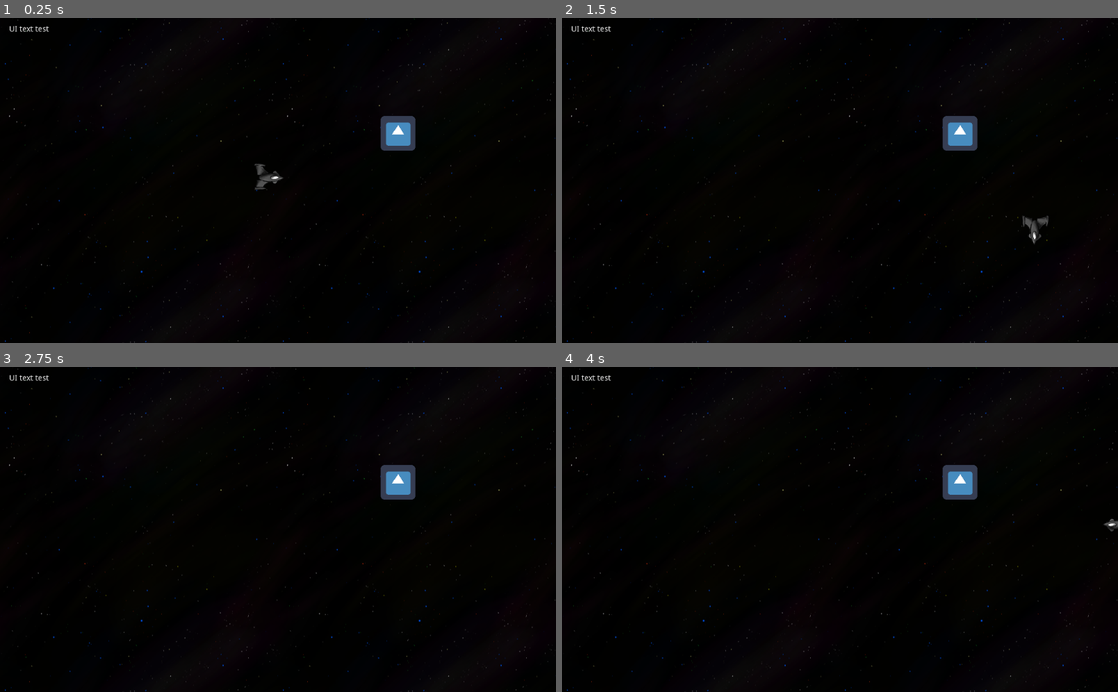
Above: before the commit, frames 1-4 (two rows, left to right).
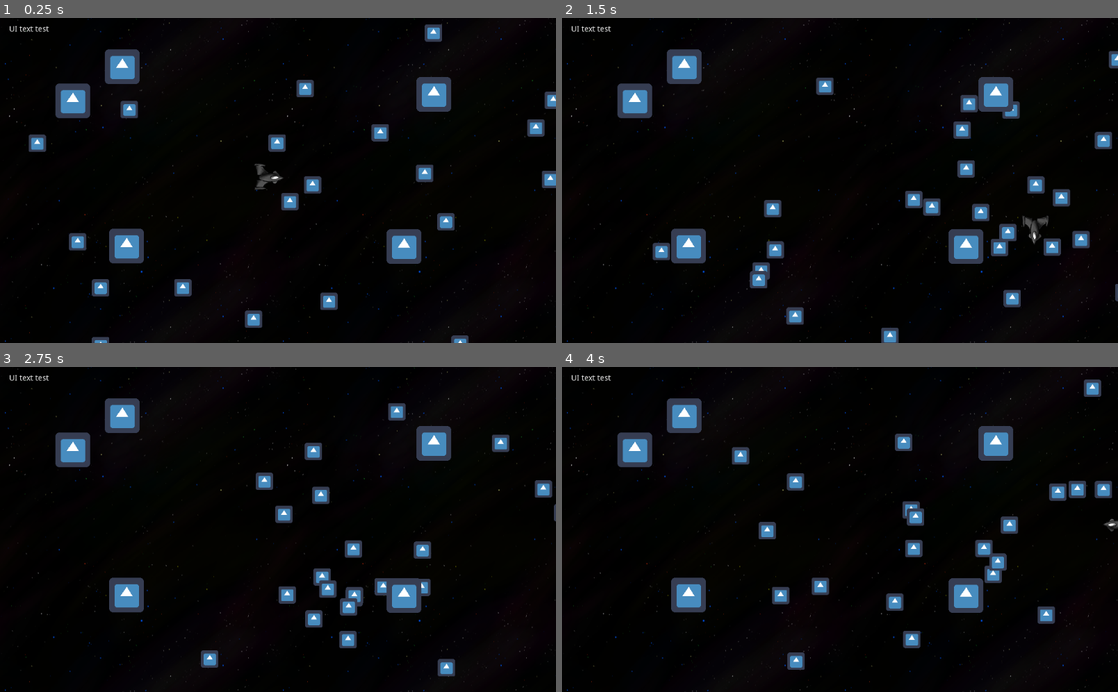
Above: after the commit, the same moments.

Repository: b-tod/Scalar
Game: Godot game, scene res://Scenes/Main.tscn
The game is run twice, just before and just after one commit, with the same random seed, the same clock (stepped at 60 frames per second) and the same inputs. The engine's default icon, where the game draws it, is replaced by a stand-in: a white triangle on a blue panel in a dark square.
Inputs (mouse positions are in pixels of both pictures, inside the frame that each line leads up to):
- Up to frame 1 (0.25 s): no input
- Up to frame 2 (1.5 s): move the mouse to (962, 164) at 0.52 s; hold Right (ui_right) 0.53-1.28 s; click (962, 164) at 0.67 s; move the mouse to (728, 196) at 1.27 s; hold Down (ui_down) from 1.28 s (still down); click (728, 196) at 1.42 s
- Up to frame 3 (2.75 s): move the mouse to (333, 458) at 2.02 s; release Down (ui_down) at 2.03 s; hold Right (ui_right) from 2.03 s (still down); click (333, 458) at 2.17 s
- Up to frame 4 (4 s): move the mouse to (812, 594) at 2.77 s; release Right (ui_right) at 2.78 s; hold Up (ui_up) 2.78-3.53 s; click (812, 594) at 2.92 s; move the mouse to (1006, 578) at 3.52 s; hold Left (ui_left) from 3.53 s (still down); click (1006, 578) at 3.67 s

The runs differ from the first frame. In frame 1, 6.9% of the frame differs, in the area x 5-100%, y 1-100%; in frame 2, 7.6%, in the area x 10-100%, y 9-100%; in frame 3, 7.1%; in frame 4, 7.4%.
Error before the commit: Invalid get index 'speed' (on base: 'Sprite'). (res://Scripts/Moving.gd:22)
Error after the commit: Attempt to call function 'add_child' in base 'null instance' on a null instance. (res://Scripts/Shooting.gd:20)

Commit message:
add bullets, collision and hit detection and handling

Diff:
--- /dev/null
+++ b/Nodes/Asteroid.tscn
@@ -0,0 +1,24 @@
+[gd_scene load_steps=5 format=2]
+
+[ext_resource path="res://Scripts/Collision.gd" type="Script" id=1]
+[ext_resource path="res://icon.png" type="Texture" id=2]
+[ext_resource path="res://Scripts/HitableDamage.gd" type="Script" id=3]
+
+[sub_resource type="CircleShape2D" id=1]
+radius = 35.1283
+
+[node name="Asteroid" type="Node2D"]
+
+[node name="Sprite" type="Sprite" parent="."]
+texture = ExtResource( 2 )
+
+[node name="Area2D" type="Area2D" parent="."]
+
+[node name="CollisionShape2D" type="CollisionShape2D" parent="Area2D"]
+shape = SubResource( 1 )
+script = ExtResource( 1 )
+main_node_path = NodePath("../..")
+
+[node name="Hitable" type="Node2D" parent="."]
+script = ExtResource( 3 )
+main_node_path = NodePath("..")
--- a/Nodes/Bullet.tscn
+++ b/Nodes/Bullet.tscn
@@ -6,12 +6,17 @@
 [sub_resource type="CircleShape2D" id=1]
 radius = 4.0
 
-[node name="Bullet" type="Area2D"]
+[node name="Bullet" type="Node2D"]
 script = ExtResource( 2 )
 
 [node name="Sprite" type="Sprite" parent="."]
 scale = Vector2( 0.125, 0.125 )
 texture = ExtResource( 1 )
 
-[node name="CollisionShape2D" type="CollisionShape2D" parent="."]
+[node name="Area2D" type="Area2D" parent="."]
+
+[node name="CollisionShape2D" type="CollisionShape2D" parent="Area2D"]
 shape = SubResource( 1 )
+
+[connection signal="area_entered" from="Area2D" to="." method="_on_Area2D_area_entered"]
+[connection signal="body_entered" from="Area2D" to="." method="_on_Area2D_body_entered"]
--- /dev/null
+++ b/Nodes/Enemy.tscn
@@ -0,0 +1,27 @@
+[gd_scene load_steps=6 format=2]
+
+[ext_resource path="res://icon.png" type="Texture" id=1]
+[ext_resource path="res://Scripts/Enemy.gd" type="Script" id=2]
+[ext_resource path="res://Scripts/HitableDie.gd" type="Script" id=3]
+[ext_resource path="res://Scripts/Collision.gd" type="Script" id=4]
+
+[sub_resource type="CircleShape2D" id=1]
+radius = 17.0294
+
+[node name="Enemy" type="Node2D"]
+script = ExtResource( 2 )
+
+[node name="Sprite" type="Sprite" parent="."]
+scale = Vector2( 0.5, 0.5 )
+texture = ExtResource( 1 )
+
+[node name="Area2D" type="Area2D" parent="."]
+
+[node name="CollisionShape2D" type="CollisionShape2D" parent="Area2D"]
+shape = SubResource( 1 )
+script = ExtResource( 4 )
+main_node_path = NodePath("../..")
+
+[node name="Hitable" type="Node2D" parent="."]
+script = ExtResource( 3 )
+main_node_path = NodePath("..")
--- a/Nodes/Player.tscn
+++ b/Nodes/Player.tscn
@@ -6,11 +6,13 @@
 [ext_resource path="res://Nodes/Bullet.tscn" type="PackedScene" id=4]
 [ext_resource path="res://Scripts/Moving.gd" type="Script" id=5]
 [ext_resource path="res://Scripts/Looking.gd" type="Script" id=6]
+[ext_resource path="res://Scripts/Hitable.gd" type="Script" id=7]
+[ext_resource path="res://Scripts/Collision.gd" type="Script" id=8]
 
 [sub_resource type="CircleShape2D" id=1]
 radius = 31.305
 
-[node name="Player" type="KinematicBody2D"]
+[node name="Player" type="Node2D"]
 script = ExtResource( 2 )
 
 [node name="Sprite" type="Sprite" parent="."]
@@ -18,8 +20,12 @@
 scale = Vector2( 0.5, 0.5 )
 texture = ExtResource( 1 )
 
-[node name="CollisionShape2D" type="CollisionShape2D" parent="."]
+[node name="KinematicBody2D" type="KinematicBody2D" parent="."]
+
+[node name="CollisionShape2D" type="CollisionShape2D" parent="KinematicBody2D"]
 shape = SubResource( 1 )
+script = ExtResource( 8 )
+main_node_path = NodePath("../..")
 
 [node name="Shooting" type="Node2D" parent="."]
 script = ExtResource( 3 )
@@ -30,3 +36,7 @@
 
 [node name="Looking" type="Node2D" parent="."]
 script = ExtResource( 6 )
+
+[node name="Hitable" type="Node2D" parent="."]
+script = ExtResource( 7 )
+main_node_path = NodePath("..")
--- a/Scenes/World.tscn
+++ b/Scenes/World.tscn
@@ -1,9 +1,10 @@
-[gd_scene load_steps=5 format=2]
+[gd_scene load_steps=6 format=2]
 
 [ext_resource path="res://Nodes/Player.tscn" type="PackedScene" id=1]
 [ext_resource path="res://Images/space.png" type="Texture" id=2]
-[ext_resource path="res://Scripts/Moving.gd" type="Script" id=3]
-[ext_resource path="res://icon.png" type="Texture" id=4]
+[ext_resource path="res://Scripts/EnemyGenerator.gd" type="Script" id=3]
+[ext_resource path="res://Nodes/Enemy.tscn" type="PackedScene" id=4]
+[ext_resource path="res://Nodes/Asteroid.tscn" type="PackedScene" id=5]
 
 [node name="World" type="Node2D"]
 
@@ -13,12 +14,24 @@
 region_enabled = true
 region_rect = Rect2( 0, 0, 5000, 5000 )
 
+[node name="EnemyGenerator" type="Node2D" parent="."]
+script = ExtResource( 3 )
+enemy_path = ExtResource( 4 )
+
 [node name="Player" parent="." instance=ExtResource( 1 )]
 position = Vector2( 497, 293 )
 
-[node name="Sprite" type="Sprite" parent="."]
-position = Vector2( 733, 213 )
-texture = ExtResource( 4 )
+[node name="Asteroid" parent="." instance=ExtResource( 5 )]
+position = Vector2( 799, 141 )
 
-[node name="Node2D" type="Node2D" parent="Sprite"]
-script = ExtResource( 3 )
+[node name="Asteroid2" parent="." instance=ExtResource( 5 )]
+position = Vector2( 744, 422 )
+
+[node name="Asteroid3" parent="." instance=ExtResource( 5 )]
+position = Vector2( 233, 421 )
+
+[node name="Asteroid4" parent="." instance=ExtResource( 5 )]
+position = Vector2( 134, 153 )
+
+[node name="Asteroid5" parent="." instance=ExtResource( 5 )]
+position = Vector2( 225, 90 )
--- a/Scripts/Bullet.gd
+++ b/Scripts/Bullet.gd
@@ -1,10 +1,28 @@
-extends Area2D
+extends Node2D
 
+export (Resource) var collision_script
+
+var creator
 var direction
 var speed = 1000
 
-func start(dir):
+func start(creator, dir):
+	self.creator = creator
 	direction = dir
 
 func _process(delta):
 	position += direction * speed * delta
+
+func _on_Area2D_area_entered(area):
+	get_hitable(area)
+
+func _on_Area2D_body_entered(body):
+	get_hitable(body)
+
+func get_hitable(collider):
+	var shape = collider.get_child(0)
+	if shape.has_method("get_main_node"):
+		var main_node = shape.get_main_node()
+		if main_node != null and main_node != creator and main_node.has_node("Hitable"):
+			main_node.get_node("Hitable").hit()
+			queue_free()
--- /dev/null
+++ b/Scripts/Collision.gd
@@ -0,0 +1,6 @@
+extends CollisionShape2D
+
+export (NodePath) var main_node_path
+
+func get_main_node():
+	return get_node(main_node_path)
--- /dev/null
+++ b/Scripts/Enemy.gd
@@ -0,0 +1,21 @@
+extends Node2D
+
+var speed = 200
+var destination
+
+func _ready():
+	destination = get_new_move_point()
+
+func get_new_move_point():
+	var point = Vector2(rand_range(0, 1280), rand_range(0, 720))
+	return point
+
+func _process(delta):
+	if position.distance_to(destination) < 1:
+		destination = get_new_move_point()
+
+	var direction = position.direction_to(destination)
+	position += direction * speed * delta
+
+	#look_at(destination)
+	#rotation_degrees += 90
--- /dev/null
+++ b/Scripts/EnemyGenerator.gd
@@ -0,0 +1,12 @@
+extends Node2D
+
+export (Resource) var enemy_path
+
+func _ready():
+	for i in range(0, int(rand_range(20, 50))):
+		spawn_enemy()
+
+func spawn_enemy():
+	var enemy = enemy_path.instance()
+	enemy.global_position = Vector2(rand_range(0, 1280), rand_range(0, 720))
+	add_child(enemy)
--- /dev/null
+++ b/Scripts/Hitable.gd
@@ -0,0 +1,8 @@
+class_name Hitable
+extends Node2D
+
+export (NodePath) var main_node_path
+export onready var main_node = get_node(main_node_path)
+
+func hit():
+	pass
--- /dev/null
+++ b/Scripts/HitableDamage.gd
@@ -0,0 +1,18 @@
+extends Hitable
+
+var max_hp = 10
+var hp
+
+func _ready():
+	hp = max_hp
+
+func hit():
+	hp -= 1
+	print(hp)
+	if main_node.has_node("Sprite"):
+		var sprite = main_node.get_node("Sprite")
+		var color = (hp / float(max_hp))
+		sprite.modulate = Color(color, color, color, 1)
+		print(sprite.modulate)
+	if hp == 0:
+		main_node.queue_free()
--- /dev/null
+++ b/Scripts/HitableDie.gd
@@ -0,0 +1,4 @@
+extends Hitable
+
+func hit():
+	main_node.queue_free()
--- a/Scripts/Player.gd
+++ b/Scripts/Player.gd
@@ -1,6 +1,7 @@
-extends KinematicBody2D
+extends Node2D
 
 export var speed = 500
+export var shoot_speed = 10 # per second
 
 func _ready():
 	pass
--- a/Scripts/Shooting.gd
+++ b/Scripts/Shooting.gd
@@ -1,16 +1,28 @@
 extends Node2D
 
 export (Resource) var bullet_path
+onready var player = $".."
+
+var timer
+var can_shoot = true
 
 func _ready():
-	pass
+	timer = Timer.new()
+	add_child(timer)
 
 func _process(delta):
-	if Input.is_mouse_button_pressed(BUTTON_LEFT):
+	if can_shoot and Input.is_mouse_button_pressed(BUTTON_LEFT):
 		shoot(global_position.direction_to(get_viewport().get_mouse_position()))
 
 func shoot(dir):
 	var bullet = bullet_path.instance()
 	bullet.global_position = global_position
 	get_tree().get_root().get_child(0).find_node("World").add_child(bullet)
-	bullet.start(dir)
+	bullet.start(player, dir)
+	can_shoot = false
+
+	timer.set_wait_time(1.0 / player.shoot_speed)
+	timer.set_one_shot(true)
+	timer.start()
+	yield(timer, "timeout")
+	can_shoot = true
--- a/project.godot
+++ b/project.godot
@@ -7,6 +7,16 @@
 ;   param=value ; assign values to parameters
 
 config_version=4
+
+_global_script_classes=[ {
+"base": "Node2D",
+"class": "Hitable",
+"language": "GDScript",
+"path": "res://Scripts/Hitable.gd"
+} ]
+_global_script_class_icons={
+"Hitable": ""
+}
 
 [application]
 
Not shown: 1 places in Nodes/Player.tscn that only renumber resources
